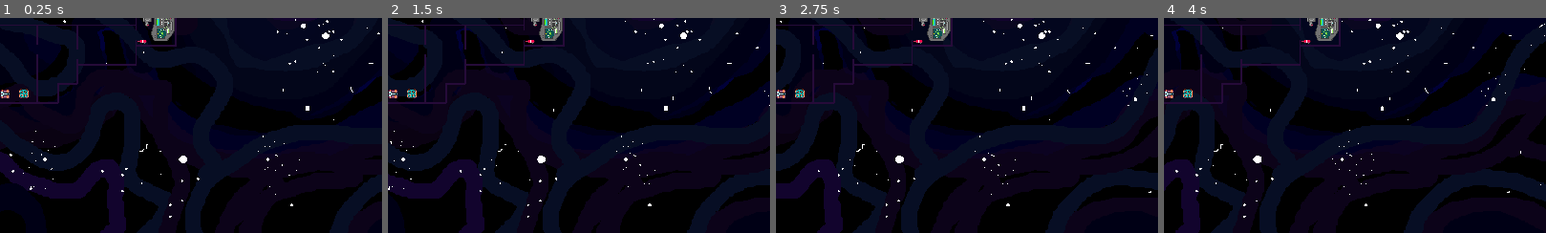
Above: before the commit, frames 1-4 (left to right).
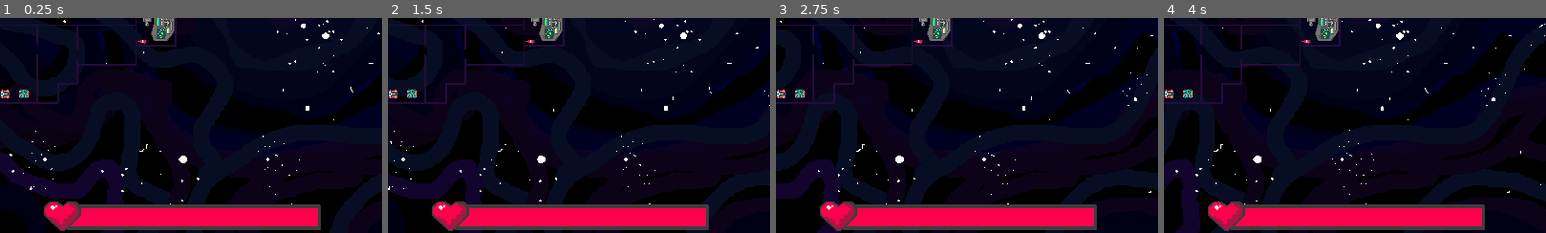
Above: after the commit, the same moments.

Repository: feargrinn/cyberiada2024
Game: Godot game, scene res://scenes/key_scenes/game.tscn
Two runs of this game, one before a commit and one after it. Both use one fixed random seed, a clock stepped at 60 frames per second and the inputs below.
Inputs:
- Up to frame 1 (0.25 s): no input
- Up to frame 2 (1.5 s): tap Enter (interact_B) at 0.5 s; tap S (A_dol) at 0.6 s; tap W (A_gora) at 1.35 s
- Up to frame 3 (2.75 s): tap A (A_lewo) at 2.1 s
- Up to frame 4 (4 s): tap D (A_prawo) at 2.85 s; tap Down (B_dol) at 3.6 s
The pictures show only the part of the screen within x 50-100%, y 50-100%; the shares and areas given below are measured in that part.

The runs differ from the first frame. In frame 1, 8.6% of the frame differs, in the area x 11-84%, y 85-100%; in frame 2, 8.6%; in frame 3, 8.6%; in frame 4, 8.6%.

Commit message:
pragne zauwazyc ze bossbar dziala
actually useful commit here

Diff:
--- a/scenes/key_scenes/game.tscn
+++ b/scenes/key_scenes/game.tscn
@@ -24,6 +24,7 @@
 [ext_resource type="Texture2D" uid="uid://cy4mknu2nivo2" path="res://textures/Symbole GUI statku/LabGood.png" id="18_0hldj"]
 [ext_resource type="Texture2D" uid="uid://yraqxdibqe5u" path="res://textures/Symbole GUI statku/CisnienieGood.png" id="19_1n7c5"]
 [ext_resource type="Texture2D" uid="uid://bevjoqxs7fevx" path="res://textures/Symbole GUI statku/SilnikGood.png" id="20_pm5kd"]
+[ext_resource type="Texture2D" uid="uid://bfp71nnbeoe54" path="res://textures/pasek_zycia3.png" id="25_at555"]
 
 [sub_resource type="Theme" id="Theme_uob01"]
 resource_name = "default_theme"
@@ -240,6 +241,15 @@
 
 [node name="Control" type="Control" parent="MarginContainer/HBoxContainer"]
 layout_mode = 2
-size_flags_horizontal = 3
+size_flags_horizontal = 6
 
 [node name="Sprite2D" type="Sprite2D" parent="MarginContainer/HBoxContainer/Control"]
+texture = ExtResource("25_at555")
+
+[node name="ColorRect" type="ColorRect" parent="MarginContainer/HBoxContainer/Control/Sprite2D"]
+z_index = -1
+offset_left = -302.0
+offset_top = -25.0
+offset_right = 343.0
+offset_bottom = 28.0
+color = Color(1, 0, 0.301961, 1)
--- a/scripts/Globals.gd
+++ b/scripts/Globals.gd
@@ -2,8 +2,9 @@
 
 const TILE_SIZE = 8
 var urgency = 1.0 #goes down
+var overall_health = 100
 
-#dużo statystyk varowych
+#dużo statystyk varowych (0-100)
 var cisnienie = 10
 var energia = 20
 var kokpit = 30
--- a/scripts/game.gd
+++ b/scripts/game.gd
@@ -48,6 +48,8 @@
 		elif Globals.get(b) ==0:
 			#jakis alert czy cos
 			pass
+	$"../MarginContainer/HBoxContainer/Control/Sprite2D/ColorRect".size.x = 645 * Globals.overall_health/100
+
 
 #this just kinda appeared on me???
 #<<<<<<< Updated upstream
Not shown: 1 places in scenes/key_scenes/game.tscn that only renumber resources
Not shown, added: textures/pasek_zycia2.png.import
Not shown, added: textures/pasek_zycia3.png.import
